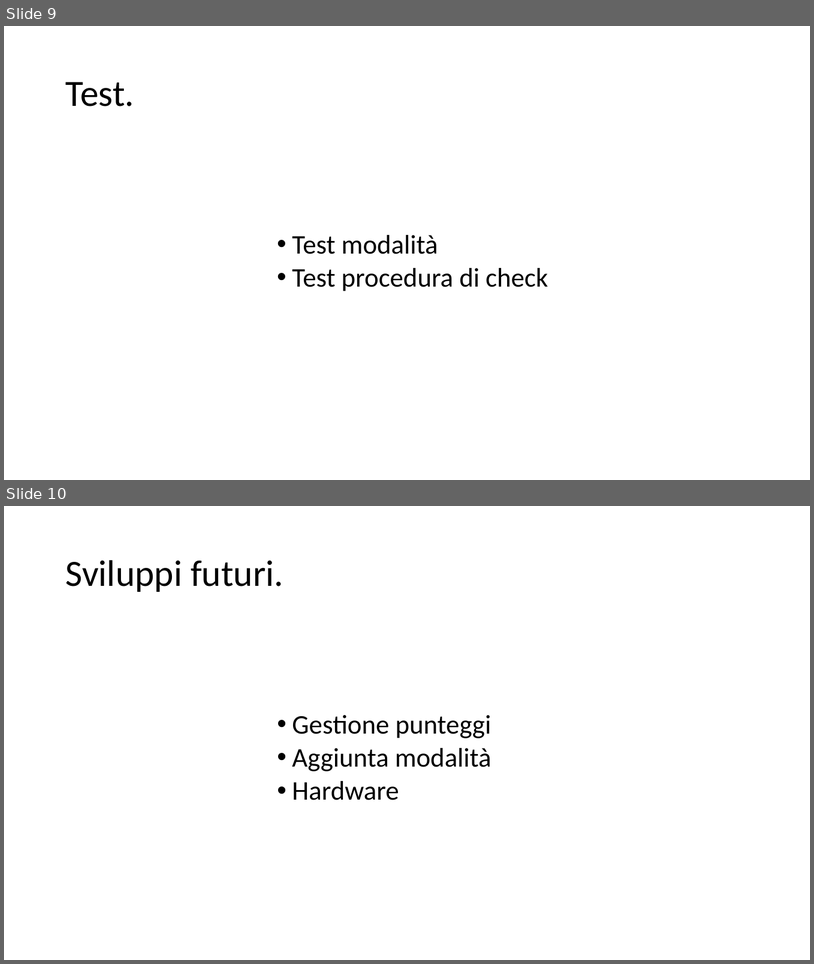
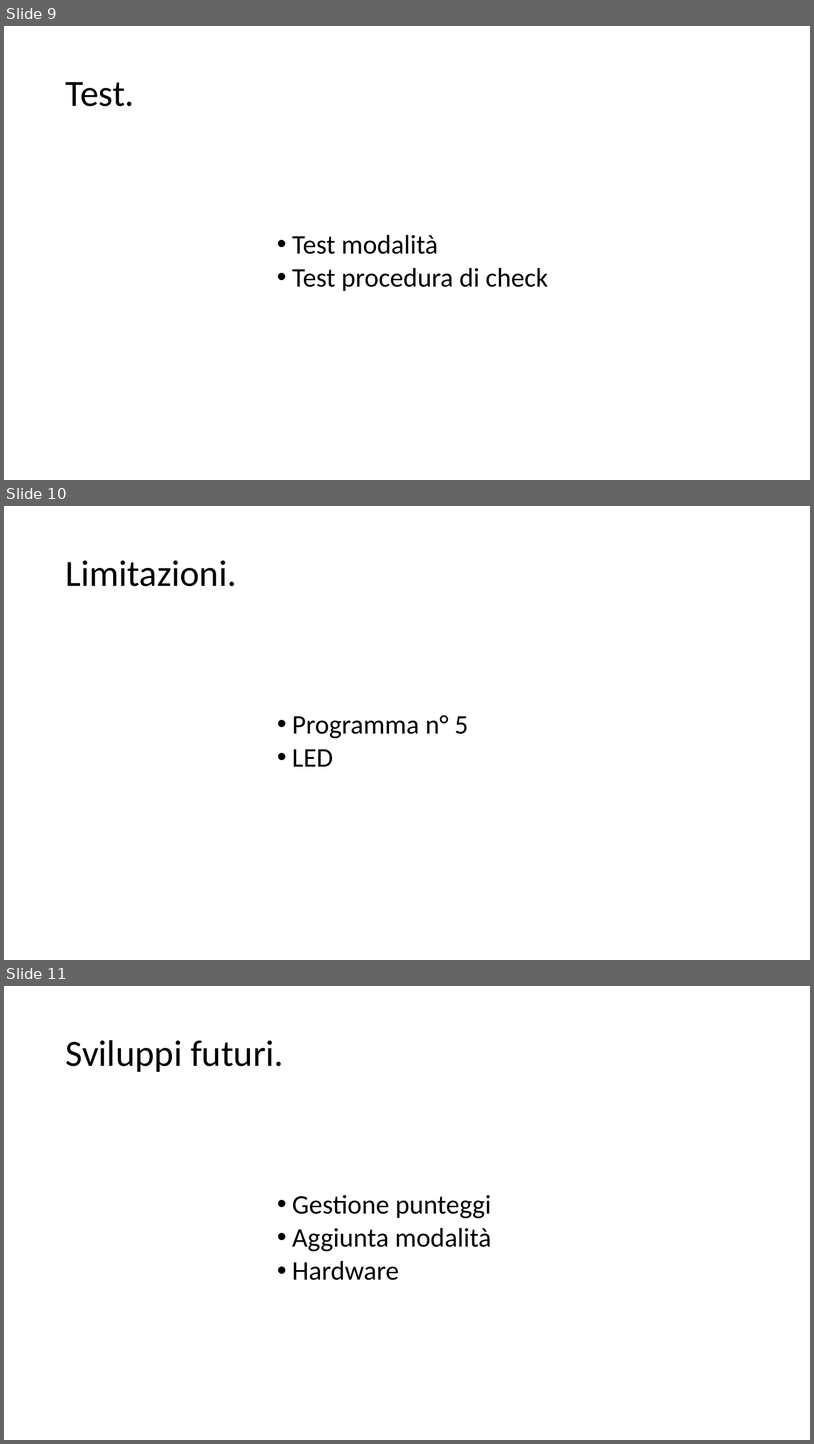
Before and after one commit to filippofinke/reaction-time-training, a slide deck: Presentations/Presentazione.pptx. Shown one above the other, each under a label of ours: slides 9 and 10 before the commit, slides 9, 10 and 11 after it. The pictures are 814x964 and 814x1444 pixels, drawn with LibreOffice and Linux fonts; fonts in the diff are those of the drawing. Boxes give left, top, right and bottom in pixels: in the first picture for what was removed or moved away, otherwise in the second. Text is boxed around its words. In the diff, an @@ line names an element or a change of style, - is before the commit and + after.

Commit message:
added limitation slide

```diff
--- a/Presentations/Presentazione.pptx
+++ b/Presentations/Presentazione.pptx
@@ slide 10 added at <box>4,506,810,960</box>, background #FFFFFF @@
@@ title added at <box>65,560,236,586</box>, 44 pt, text #000000 @@
+Limitazioni.
@@ text added at <box>292,715,468,766</box>, 32 pt, text #000000 @@
+              • Programma n° 5
+              • LED
@@ what was slide 10 is now slide 11 @@
```
Also in this commit, not shown: 2 other files.
